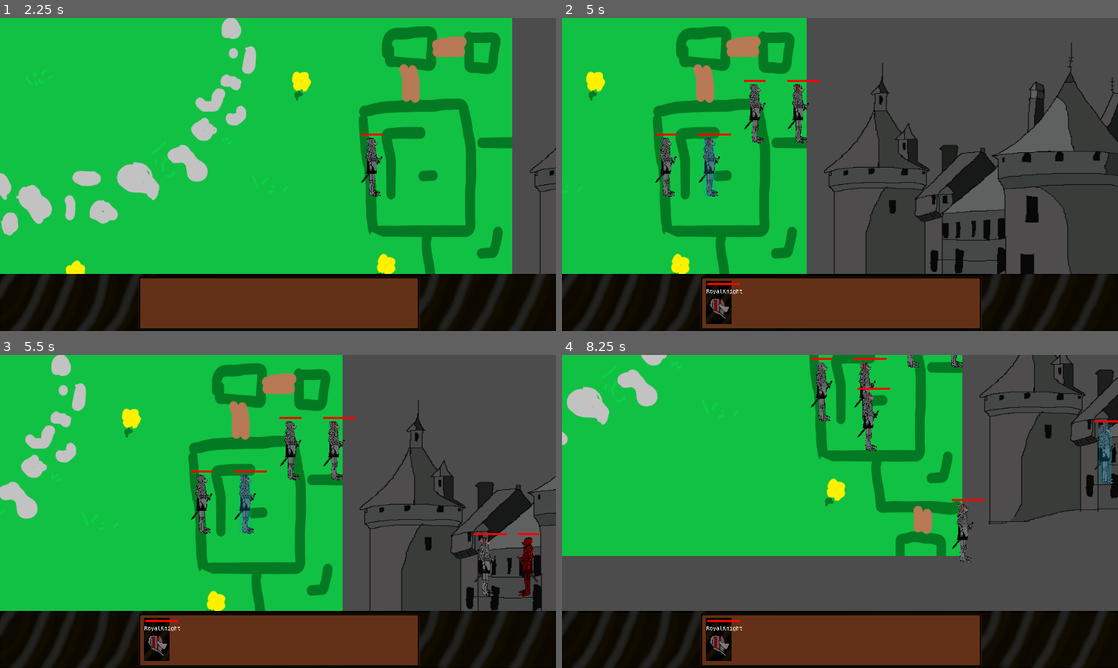
Above: before the commit, frames 1-4 (two rows, left to right).
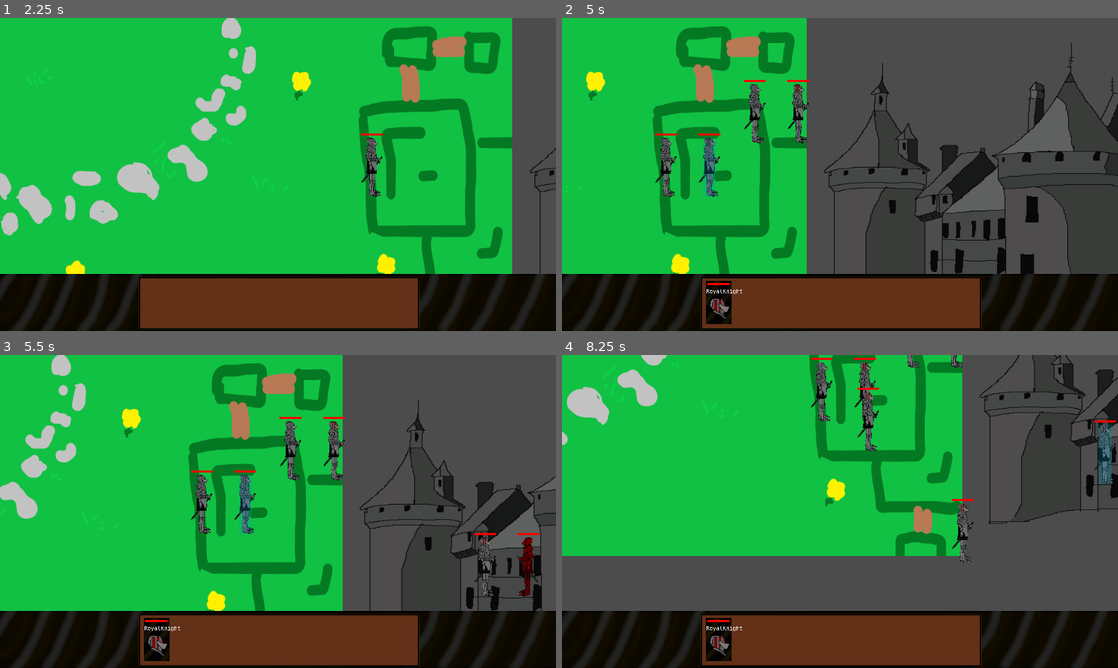
Above: after the commit, the same moments.

Repository: An0n3m0us/RSS-Godot
Game: Godot game, scene res://src/game/IntroScreen.tscn
The game is run twice, just before and just after one commit, with the same random seed, the same clock (stepped at 60 frames per second) and the same inputs.
Inputs (mouse positions are in pixels of both pictures, inside the frame that each line leads up to):
- Up to frame 1 (2.25 s): click (88, 115) at 0.5 s; click (88, 115) at 1.25 s; tap Enter at 2 s; move the mouse to (400, 158) at 2.02 s; hold Right from 2.03 s (still down); tap 1 at 2.1 s; click (400, 158) at 2.17 s
- Up to frame 2 (5 s): tap 3 at 2.3, 3.8 s; release Right at 2.75 s; drag from (728, 190) to (823, 158) at 2.77 s; move the mouse to (895, 105) at 3.52 s; hold Right 3.53-4.25 s; tap 1 at 3.6 s; drag from (812, 237) to (712, 158) at 4.27 s
- Up to frame 3 (5.5 s): move the mouse to (444, 558) at 5.02 s; hold Left from 5.03 s (still down); tap 2 at 5.1 s; tap 3 at 5.3 s
- Up to frame 4 (8.25 s): release Left at 5.75 s; drag from (673, 464) to (906, 442) at 5.77 s; move the mouse to (867, 511) at 6.52 s; hold Down 6.53-7.25 s; tap 3 at 6.6, 8.1 s; click (867, 511) at 6.67 s; drag from (756, 433) to (1106, 405) at 7.27 s; move the mouse to (962, 495) at 8.02 s; hold Up from 8.03 s (still down)

Frame 1 is identical in both runs. In frame 2, less than 0.1% of the frame differs, in the area x 28-47%, y 19-86%; in frame 3, less than 0.1%; in frame 4, less than 0.1%, in the area x 30-100%, y 0-86%.

Commit message:
Fix health bar system on gui and character

Diff:
--- a/src/actors/Esquire.gd
+++ b/src/actors/Esquire.gd
@@ -1,14 +1,14 @@
 extends KinematicBody2D
 
 export (String) var type
-export (int) var health
-export (int) var totalHealth
+export (float) var healthMultiplier
 export (int) var speed
 
 var target = Vector2()
 var velocity = Vector2()
 var selected = false
 
+var health = 100
 var healthdeplete = false
 
 # Health bar positioning
@@ -37,14 +37,14 @@
 
 	# Check if colliding with object
 	if healthdeplete == true:
-		health -= 0.05
+		health -= healthMultiplier
 
 	update()
 
 func _draw():
 	# Health bar
 	#if selected == true:
-	draw_rect(Rect2(self.get_node("Pivot").position[0]-24, self.get_node("Pivot").position[1]-60, totalHealth*5, 5), Color8(100, 0, 0))
+	draw_rect(Rect2(self.get_node("Pivot").position[0]-24, self.get_node("Pivot").position[1]-60, 50, 5), Color8(100, 0, 0))
 	draw_rect(Rect2(self.get_node("Pivot").position[0]-24, self.get_node("Pivot").position[1]-60, health*5, 5), Color8(255, 0 , 0))
 
 func _on_Area2D_body_entered(body):
--- a/src/actors/Esquire.tscn
+++ b/src/actors/Esquire.tscn
@@ -83,6 +83,7 @@
 script = ExtResource( 7 )
 type = "normal"
 health = 10
+healthMultiplier = 0.05
 speed = 100
 
 [node name="AnimationPlayer" type="AnimationPlayer" parent="."]
--- a/src/actors/RoyalKnight.tscn
+++ b/src/actors/RoyalKnight.tscn
@@ -9,7 +9,7 @@
 [ext_resource path="res://assets/images/characters/normal/royalKnight_LegLeft.png" type="Texture" id=7]
 
 [node name="RoyalKnight" instance=ExtResource( 1 )]
-health = 15
+healthMultiplier = 0.025
 speed = 70
 
 [node name="Body" parent="Pivot" index="0"]
--- a/src/scripts/GameScene.gd
+++ b/src/scripts/GameScene.gd
@@ -33,7 +33,6 @@
 				player.name = player.name + "_" + str(rng.randf_range(0, 10.0))
 				player.position = get_global_mouse_position()
 				player.target = player.position
-				player.totalHealth = player.health
 				get_node("Units").add_child(player)
 
 	# Drag-select
